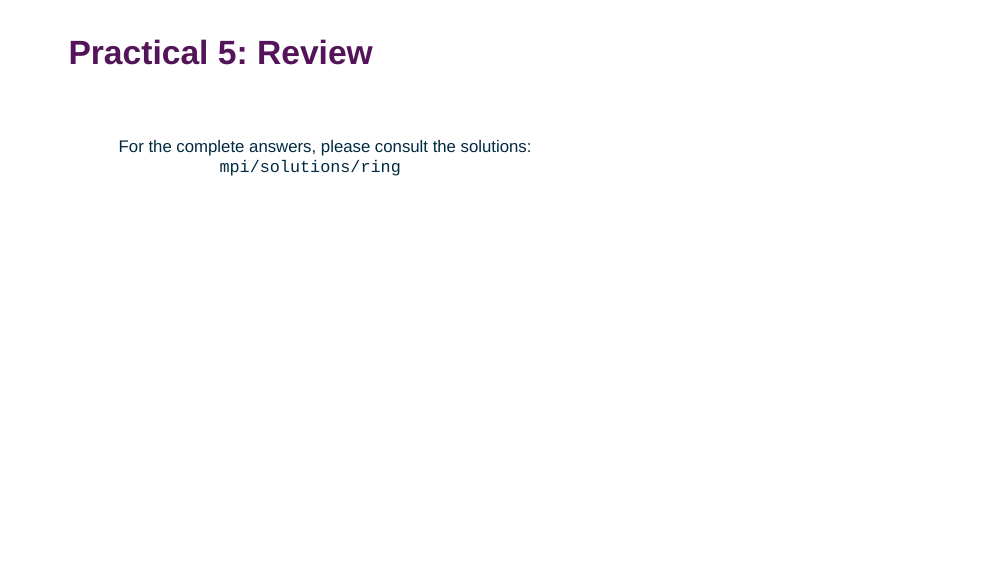
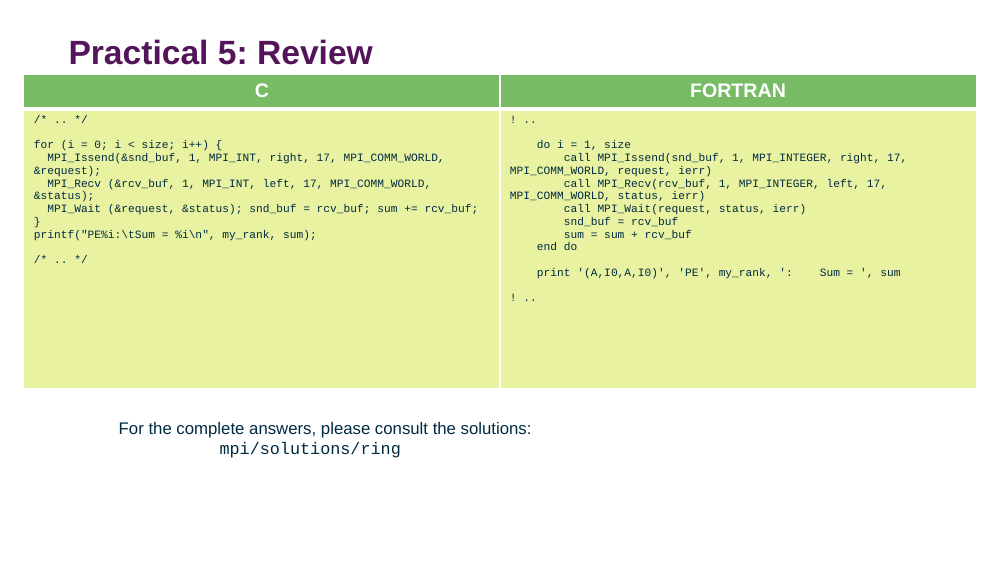
Before and after one commit to DurhamARC-Training/BasicParallelProgramming, a slide deck: slide 60 of OpenMPMPIShortCourse_Spring2026.odp (slide 59 before the commit). Drawn at 1008x567 pixels with LibreOffice and Linux fonts; fonts in the diff are those of the drawing; background and template pictures are left out. Boxes give left, top, right and bottom in pixels: in the first picture for what was removed or moved away, otherwise in the second. Text is boxed around its words. In the diff, an @@ line names an element or a change of style, - is before the commit and + after.

```diff
--- a/OpenMPMPIShortCourse_Spring2026.odp
+++ b/OpenMPMPIShortCourse_Spring2026.odp
@@ table added at [24,75,977,389], 2 rows, 2 columns @@
+C | FORTRAN
+/* .. */ / for (i = 0; i < size; i++) { / MPI_Issend(&snd_buf, 1, MPI_INT, right, 17, MPI_COMM_WORLD, &request); / MPI_Recv (&rcv_buf, 1, MPI_INT, left, 17, MPI_COMM_WORLD, &status); / MPI_Wait (&request, &status); snd_buf = rcv_buf; sum += rcv_buf; / } / printf("PE%i:\tSum = %i\n", my_rank, sum); / /* .. */ | ! .. / do i = 1, size / call MPI_Issend(snd_buf, 1, MPI_INTEGER, right, 17, MPI_COMM_WORLD, request, ierr) / call MPI_Recv(rcv_buf, 1, MPI_INTEGER, left, 17, MPI_COMM_WORLD, status, ierr) / call MPI_Wait(request, status, ierr) / snd_buf = rcv_buf / sum = sum + rcv_buf / end do / print '(A,I0,A,I0)', 'PE', my_rank, ': Sum = ', sum / ! ..
@@ text "For the complete answers, please ...": place and size @@
-text "For the complete answers, please ..." at [119,140,532,176]
+text "For the complete answers, please ..." at [119,422,532,458]
```
Also in this commit, not shown: 11 other slides changed, 1 slide added, 1 slide removed, 1 other file.
